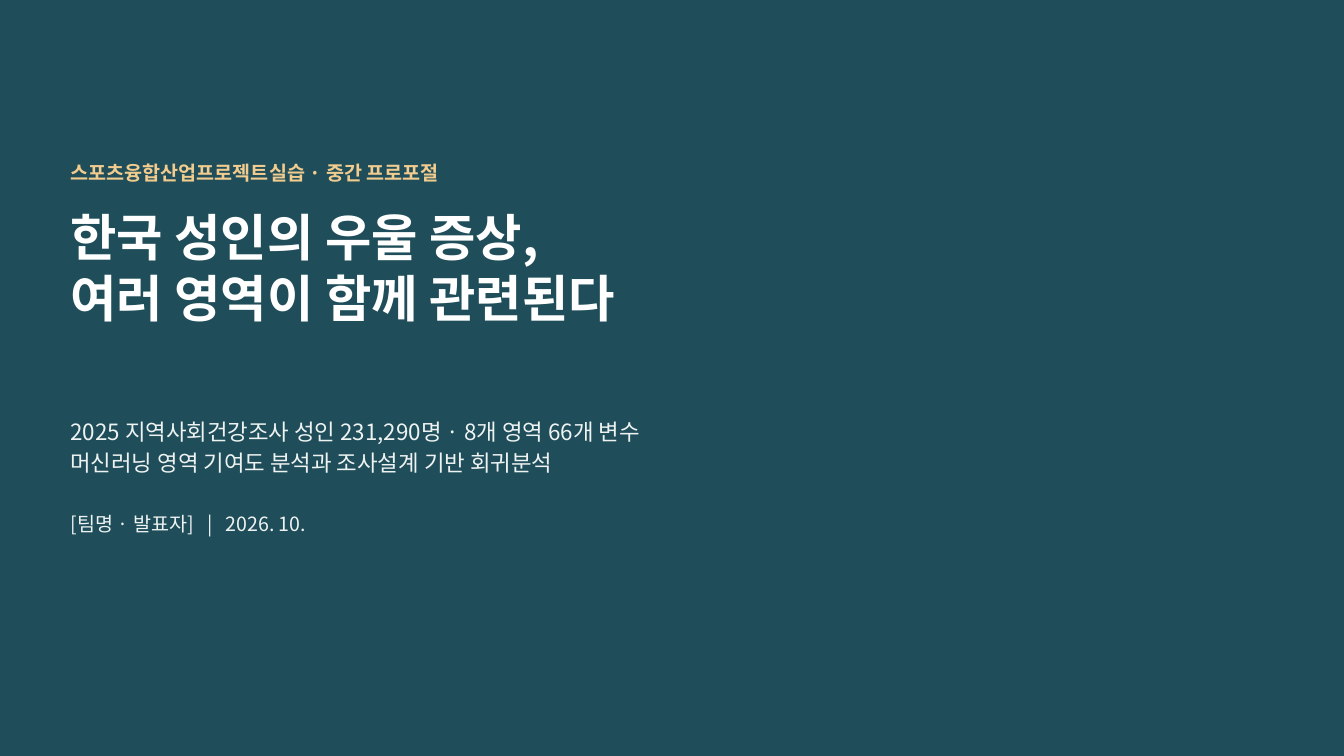
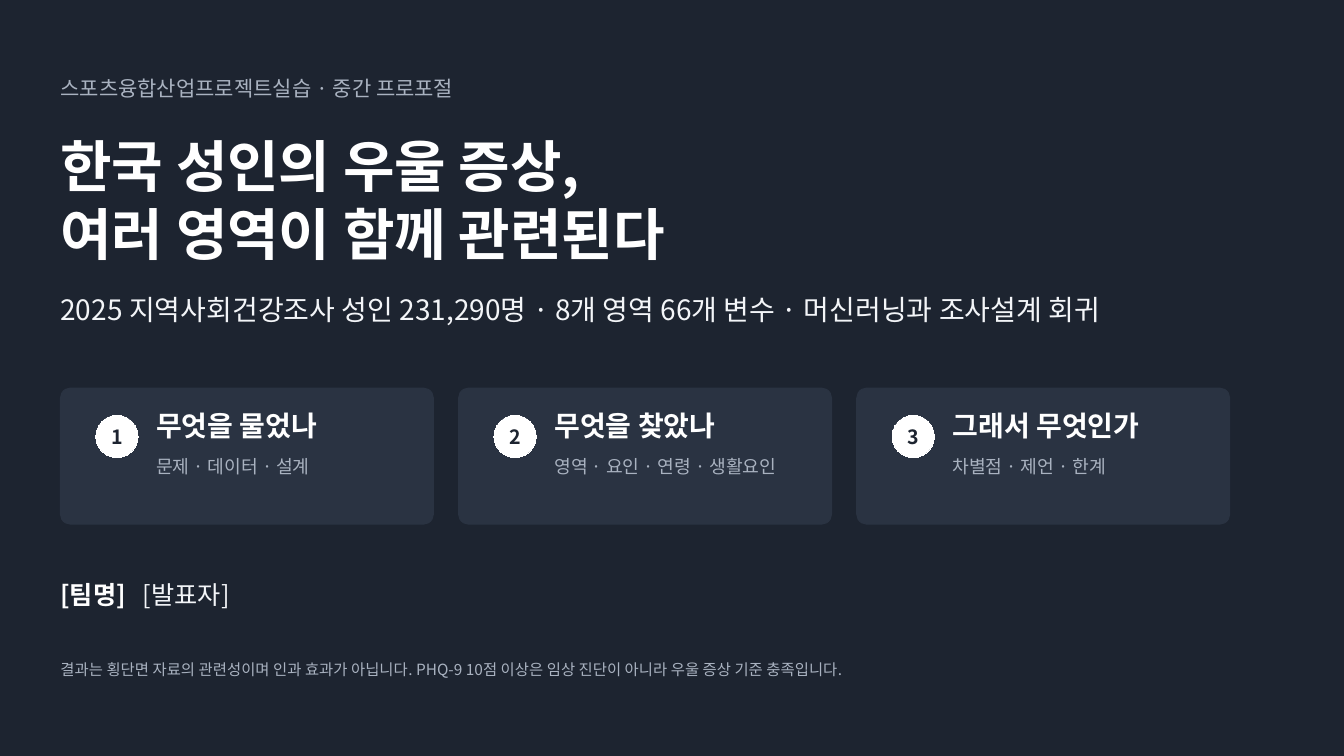
Before and after one commit to 202103116-stack/Depression_MultiDomain_Capstone, a slide deck: slide 1 of presentation/proposal_v2.pptx. Drawn at 1344x756 pixels with LibreOffice and Linux fonts; fonts in the diff are those of the drawing. Boxes give left, top, right and bottom in pixels: in the first picture for what was removed or moved away, otherwise in the second. Text is boxed around its words. In the diff, an @@ line names an element or a change of style, - is before the commit and + after.

```diff
--- a/presentation/proposal_v2.pptx
+++ b/presentation/proposal_v2.pptx
@@ background #1F4E5A to #1D2430 @@
@@ text "스포츠융합산업프로젝트실습 · 중간 프로포절": place and size @@
-text "스포츠융합산업프로젝트실습 · 중간 프로포절" at [70,163,439,182]
+text "스포츠융합산업프로젝트실습 · 중간 프로포절" at [60,78,453,98]
@@ text "스포츠융합산업프로젝트실습 · 중간 프로포절" at [60,78,453,98]: size 14 to 15 pt, text colour #F2CC8F to #A9B2C0, bold off; less space between paragraphs @@
@@ text "한국 성인의 우울 증상,": place and size @@
-text "한국 성인의 우울 증상," at [70,213,614,322]
+text "한국 성인의 우울 증상," at [60,140,665,260]
@@ text "한국 성인의 우울 증상," at [60,140,665,260]: size 36 to 40 pt; vertical alignment top to middle @@
@@ text added at [60,297,1101,325], 20 pt, text #F3F5F8 @@
+2025 지역사회건강조사 성인 231,290명 · 8개 영역 66개 변수 · 머신러닝과 조사설계 회귀
@@ rounded rectangle added at [60,388,434,524], fill #2A3342, outline #2A3342 0.75 pt @@
@@ rounded rectangle added at [459,388,832,524], fill #2A3342, outline #2A3342 0.75 pt @@
@@ rounded rectangle added at [857,388,1230,524], fill #2A3342, outline #2A3342 0.75 pt @@
@@ ellipse added at [96,415,138,458], fill #FFFFFF, outline #FFFFFF 0.75 pt, 14 pt, text #1D2430, bold @@
+1
@@ text added at [156,412,317,439], 20 pt, text #FFFFFF, bold @@
+무엇을 물었나
@@ ellipse added at [494,415,536,458], fill #FFFFFF, outline #FFFFFF 0.75 pt, 14 pt, text #1D2430, bold @@
+2
@@ text added at [554,412,715,439], 20 pt, text #FFFFFF, bold @@
+무엇을 찾았나
@@ ellipse added at [892,415,935,458], fill #FFFFFF, outline #FFFFFF 0.75 pt, 14 pt, text #1D2430, bold @@
+3
@@ text added at [953,412,1139,439], 20 pt, text #FFFFFF, bold @@
+그래서 무엇인가
@@ text removed at [70,421,640,535] @@
-2025 지역사회건강조사 성인 231,290명 · 8개 영역 66개 변수
-머신러닝 영역 기여도 분석과 조사설계 기반 회귀분석
-[팀명 · 발표자] | 2026. 10.
@@ text added at [156,458,309,475], 13 pt, text #A9B2C0 @@
+문제 · 데이터 · 설계
@@ text added at [554,458,776,475], 13 pt, text #A9B2C0 @@
+영역 · 요인 · 연령 · 생활요인
@@ text added at [953,458,1106,475], 13 pt, text #A9B2C0 @@
+차별점 · 제언 · 한계
@@ text added at [60,583,230,609], 18 pt, text #F3F5F8 @@
+[팀명] [발표자]
@@ text added at [60,662,842,678], 11 pt, text #A9B2C0 @@
+결과는 횡단면 자료의 관련성이며 인과 효과가 아닙니다. PHQ-9 10점 이상은 임상 진단이 아니라 우울 증상 기준 충족입니다.
```
Also in this commit, not shown: 16 other slides changed, 1 other file.
